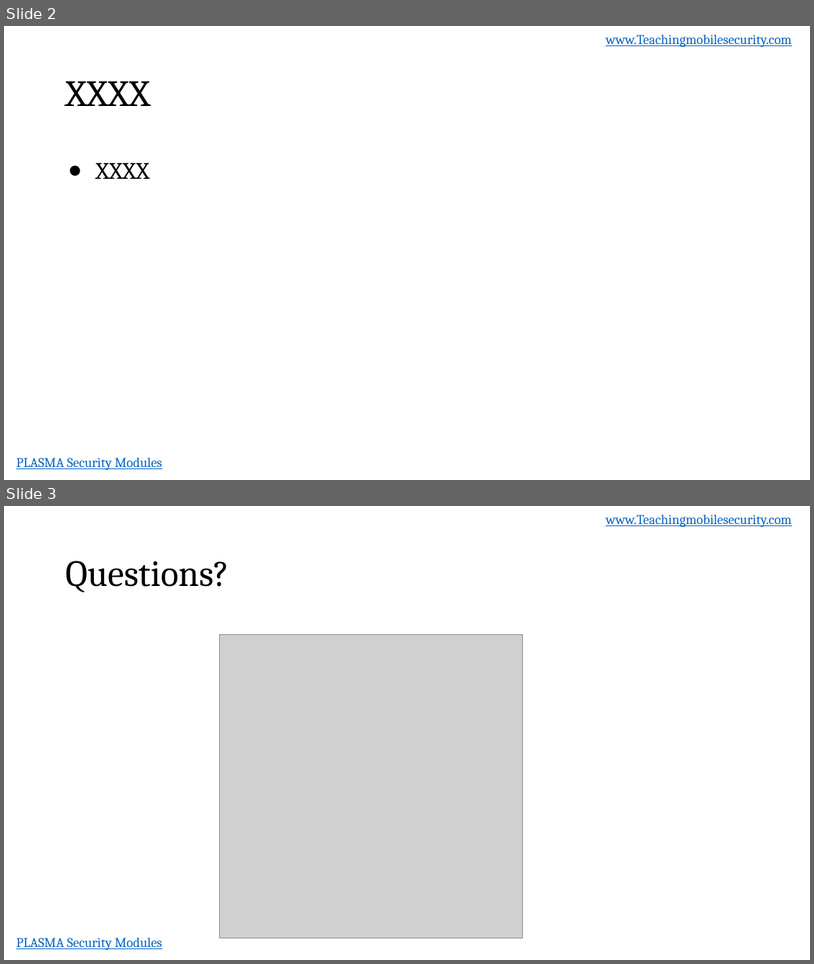
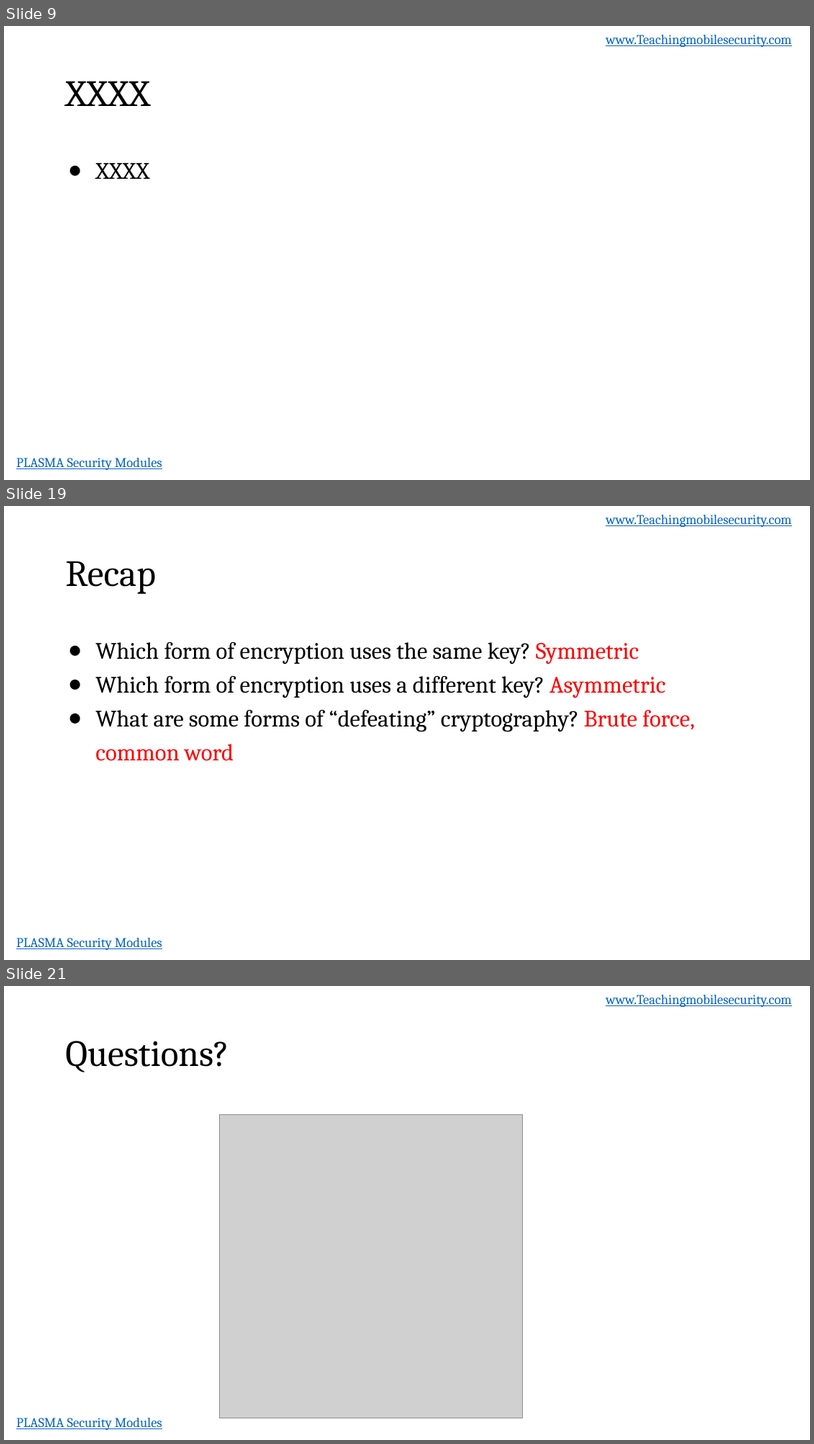
Before and after one commit to dan7800/VulnerableAndroidAppOracle, a slide deck: Vulnerabilities/ProperEncyption/ProperEncryption.pptx. Shown one above the other, each under a label of ours: slides 2 and 3 before the commit, slides 9, 19 and 21 after it; the slides between them are not shown. The pictures are 814x964 and 814x1444 pixels, drawn with LibreOffice and Linux fonts; fonts in the diff are those of the drawing; grey boxes stand for pictures; background and template pictures are left out. Boxes give left, top, right and bottom in pixels: in the first picture for what was removed or moved away, otherwise in the second. Text is boxed around its words. In the diff, an @@ line names an element or a change of style, - is before the commit and + after.

```diff
--- a/Vulnerabilities/ProperEncyption/ProperEncryption.pptx
+++ b/Vulnerabilities/ProperEncyption/ProperEncryption.pptx
@@ slide 19 added at [4, 506, 810, 960], background #FFFFFF; not listed: 2 template elements that a slide beside it also shows @@
@@ title added at [65, 561, 156, 594], 44 pt, text #000000 @@
+Recap
@@ text added at [95, 642, 695, 761], 28 pt, text #000000 @@
+● Which form of encryption uses the same key? Symmetric
+● Which form of encryption uses a different key? Asymmetric
+● What are some forms of “defeating” cryptography? Brute force, common word
@@ what was slide 2 is now slide 9 @@
@@ what was slide 3 is now slide 21 @@
```
Also in this commit, not shown: 1 slide changed, 17 other slides added.
